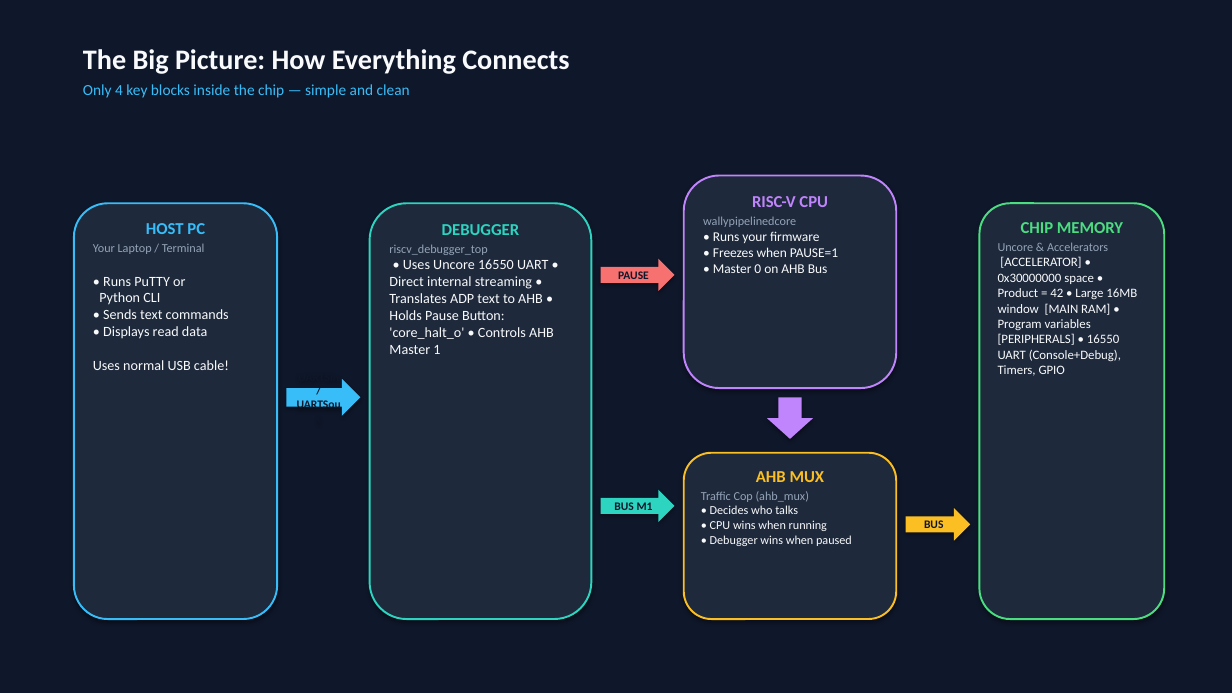
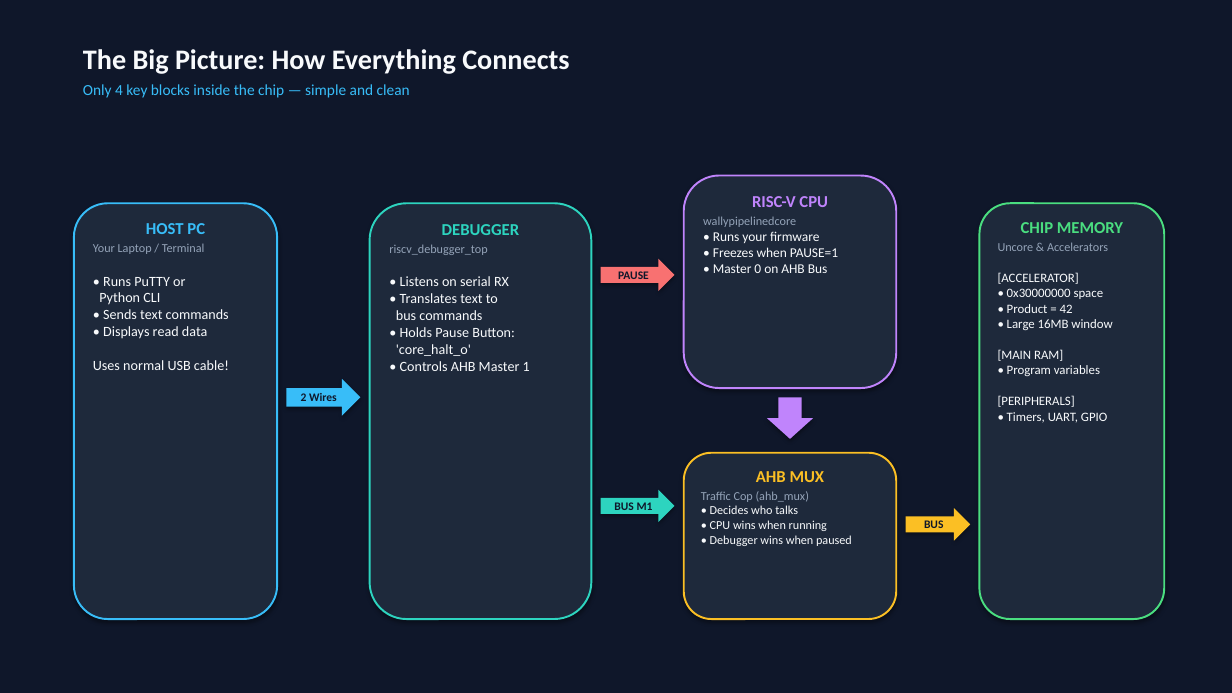
Before and after one commit to BommisettyGanesh/cvw, a slide deck: slide 2 of 1tops_soc/src/debugger/soc_debugger_architecture.pptx. Drawn at 1232x693 pixels with LibreOffice and Linux fonts; fonts in the diff are those of the drawing. Boxes give left, top, right and bottom in pixels: in the first picture for what was removed or moved away, otherwise in the second. Text is boxed around its words. In the diff, an @@ line names an element or a change of style, - is before the commit and + after.

Commit message:
updated debugger connection and ignore files

```diff
--- a/1tops_soc/src/debugger/soc_debugger_architecture.pptx
+++ b/1tops_soc/src/debugger/soc_debugger_architecture.pptx
@@ text in rounded rectangle at (396,276,530,371): text changed @@
-• Uses Uncore 16550 UART • Direct internal streaming • Translates ADP text to AHB • Holds Pause Button: 'core_halt_o' • Controls AHB Master 1
+• Listens on serial RX
+• Translates text to
+bus commands
+• Holds Pause Button:
+'core_halt_o'
+• Controls AHB Master 1
@@ text in rounded rectangle at (998,272,1112,423): text changed @@
-[ACCELERATOR] • 0x30000000 space • Product = 42 • Large 16MB window [MAIN RAM] • Program variables [PERIPHERALS] • 16550 UART (Console+Debug), Timers, GPIO
+[ACCELERATOR]
+• 0x30000000 space
+• Product = 42
+• Large 16MB window
+[MAIN RAM]
+• Program variables
+[PERIPHERALS]
+• Timers, UART, GPIO
@@ text in right arrow at (301,393,337,401): text changed @@
-UARTSin / UARTSout
+2 Wires
```
Also in this commit, not shown: 3 other slides changed, 11 other files.
